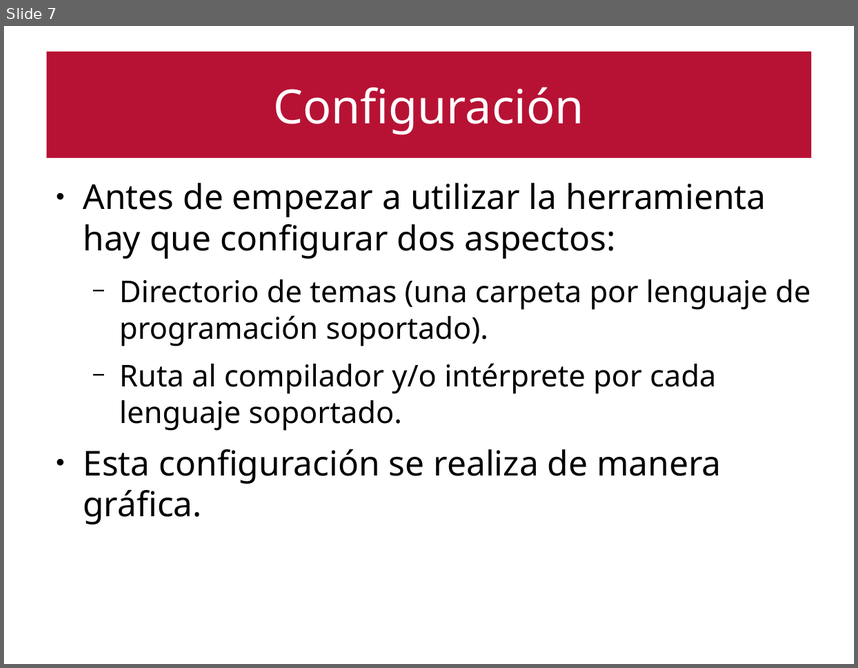
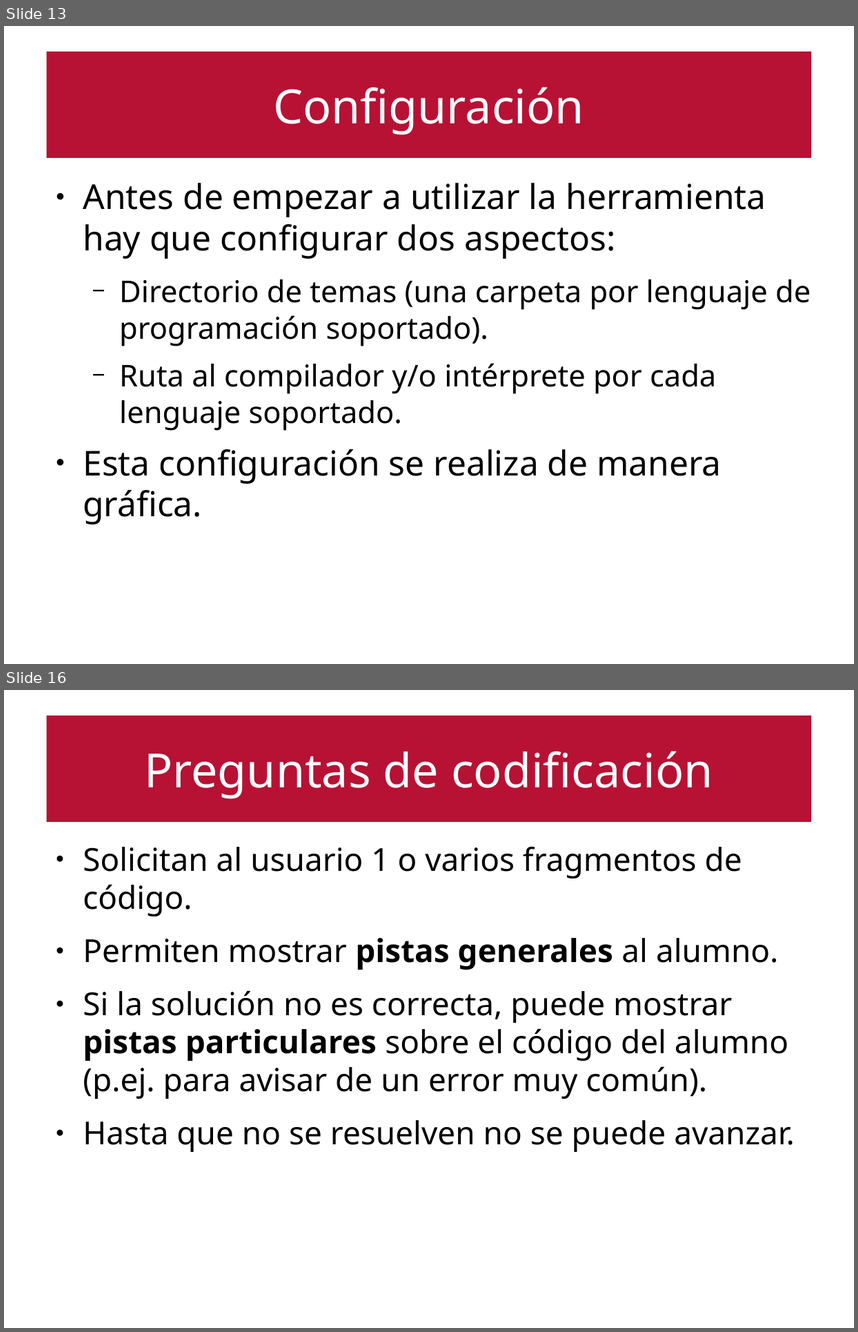
Before and after one commit to emartinm/TutorialesInteractivos, a slide deck: doc/Taller_FDI_2017.odp. Shown one above the other, each under a label of ours: slide 7 before the commit, slides 13 and 16 after it; the slides between them are not shown. The pictures are 858x668 and 858x1332 pixels, drawn with LibreOffice and Linux fonts; fonts in the diff are those of the drawing. Boxes give left, top, right and bottom in pixels: in the first picture for what was removed or moved away, otherwise in the second. Text is boxed around its words. In the diff, an @@ line names an element or a change of style, - is before the commit and + after.

```diff
--- a/doc/Taller_FDI_2017.odp
+++ b/doc/Taller_FDI_2017.odp
@@ slide 16 added at [4, 690, 854, 1328], background #FFFFFF @@
@@ title added at [46, 716, 812, 822], fill #B71234, 44 pt, text #FFFFFF @@
+Preguntas de codificación
@@ text added at [83, 847, 795, 1152], 29.6 pt, text #000000 @@
+● Solicitan al usuario 1 o varios fragmentos de código.
+● Permiten mostrar pistas generales al alumno.
+● Si la solución no es correcta, puede mostrar pistas particulares sobre el código del alumno (p.ej. para avisar de un error muy común).
+● Hasta que no se resuelven no se puede avanzar.
@@ what was slide 7 is now slide 13 @@
```
Also in this commit, not shown: 5 slides changed, 12 other slides added, 3 slides removed.
